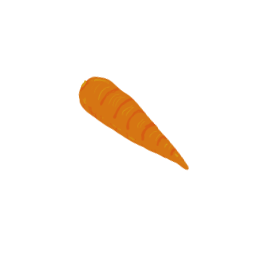
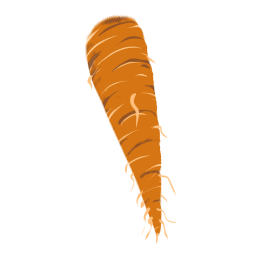
Before/after of a 256 x 256 layered artwork. What changed in the layer stack:
added layer "Paint Layer 1" above "darklights" over [78, 14, 189, 245]
"darklights": opacity 100% → 85%, moved it above "highlights", painted on it over [78, 14, 189, 245]
painted on "highlights" over [78, 14, 189, 245]
painted on "body" over [78, 14, 189, 245]
